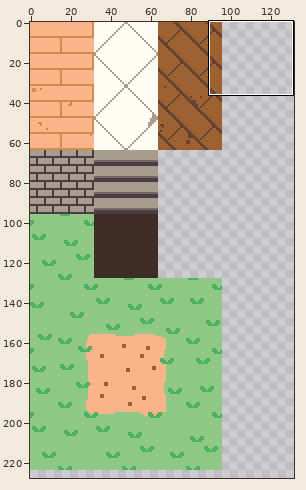
Pixel-art file, stored at godot/res/sprites/tilesets/ground.aseprite. The picture above shows the old version from afar; the outline marks the close-up.
Close-up. Before the edit:
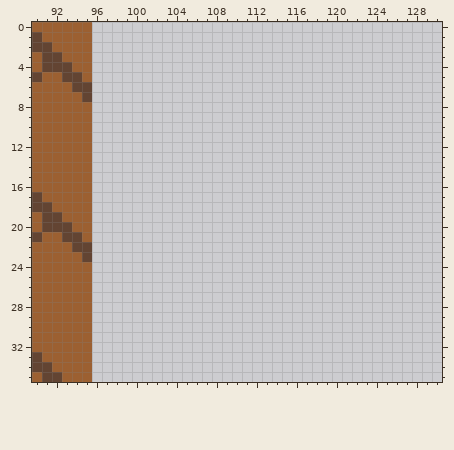
320x320 pixels, 1 frame. Shown: x 90..130, y 0..35. The wide view leaves out empty margins.
New version:
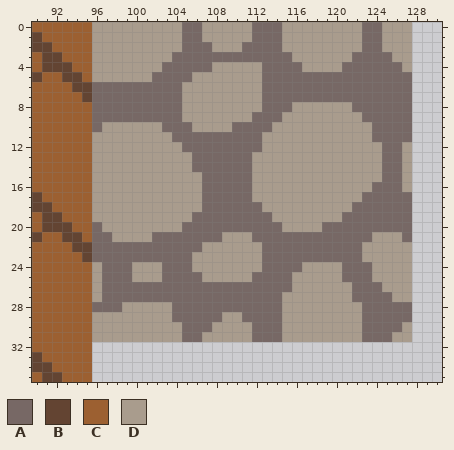
Palette (. is transparent): A #776865  B #634432  C #9c6031  D #a99c8d
Edits made:
There is now colour A in rows 0 to 1 at x 105 to 106, 112 to 114 and 123 to 124; in row 2 at x 105 to 107, 111 to 114 and 123 to 124; in row 3 at x 104 to 115 and 122 to 125; in row 4 at x 103 to 107, 113 to 116 and 121 to 126; in row 5 at x 102 to 105 and 113 to 127; in rows 6 to 7 at x 96 to 104 and 113 to 127.
There is now colour A in row 8 at x 96 to 104, 113 to 115 and 122 to 127; in row 9 at x 96 to 104, 112 to 114 and 123 to 127; in row 10 at x 96, 103 to 105, 110 to 113 and 124 to 127; in row 11 at x 104 to 112 and 124 to 127; in row 12 at x 105 to 112 and 125 to 126; in rows 13 to 14 at x 106 to 111 and 125 to 126.
There is now colour A in row 15 at x 107 to 111 and 125 to 126; in row 16 at x 107 to 111 and 124 to 126; in row 17 at x 107 to 111 and 123 to 127; in row 18 at x 107 to 112 and 122 to 127; in row 19 at x 106 to 113 and 121 to 127; in row 20 at x 96, 105 to 114 and 119 to 127.
There is now colour A in row 21 at x 96 to 97, 102 to 108, 112 to 123 and 127; in row 22 at x 96 to 106 and 113 to 122; in row 23 at x 96 to 105 and 113 to 122; in row 24 at x 97 to 99, 103 to 105, 113 to 116 and 121 to 123; in row 25 at x 97 to 99, 103 to 106, 112 to 115 and 121 to 123; in row 26 at x 97 to 115 and 122 to 124.
There is now colour A in row 27 at x 97 to 114 and 122 to 125; in row 28 at x 96 to 98, 104 to 114 and 123 to 127; in row 29 at x 104 to 108, 111 to 114 and 123 to 127; in row 30 at x 105 to 107, 112 to 114 and 123 to 126; in row 31 at x 105 to 106, 112 to 114 and 123 to 125.
There is now colour D in rows 0 to 1 at x 96 to 104, 107 to 111, 115 to 122 and 125 to 127; in row 2 at x 96 to 104, 108 to 110, 115 to 122 and 125 to 127; in row 3 at x 96 to 103, 116 to 121 and 126 to 127; in row 4 at x 96 to 102, 108 to 112, 117 to 120 and 127; in row 5 at x 96 to 101 and 106 to 112; in rows 6 to 7 at x 105 to 112.
There is now colour D in row 8 at x 105 to 112 and 116 to 121; in row 9 at x 105 to 111 and 115 to 122; in row 10 at x 97 to 102, 106 to 109 and 114 to 123; in row 11 at x 96 to 103 and 113 to 123; in row 12 at x 96 to 104, 113 to 124 and 127; in rows 13 to 14 at x 96 to 105, 112 to 124 and 127.
There is now colour D in row 15 at x 96 to 106, 112 to 124 and 127; in row 16 at x 96 to 106, 112 to 123 and 127; in row 17 at x 96 to 106 and 112 to 122; in row 18 at x 96 to 106 and 113 to 121; in row 19 at x 96 to 105 and 114 to 120; in row 20 at x 97 to 104 and 115 to 118.
There is now colour D in row 21 at x 98 to 101, 109 to 111 and 124 to 126; in row 22 at x 107 to 112 and 123 to 127; in row 23 at x 106 to 112 and 123 to 127; in row 24 at x 96, 100 to 102, 106 to 112, 117 to 120 and 124 to 127; in row 25 at x 96, 100 to 102, 107 to 111, 116 to 120 and 124 to 127; in row 26 at x 96, 116 to 121 and 125 to 127.
There is now colour D in row 27 at x 96, 115 to 121 and 126 to 127; in row 28 at x 99 to 103 and 115 to 122; in row 29 at x 96 to 103, 109 to 110 and 115 to 122; in row 30 at x 96 to 104, 108 to 111, 115 to 122 and 127; in row 31 at x 96 to 104, 107 to 111, 115 to 122 and 126 to 127.
Where, in picture pixels (left, top, right, bottom), the same in both close-ups:
added: (92, 22, 412, 342)
